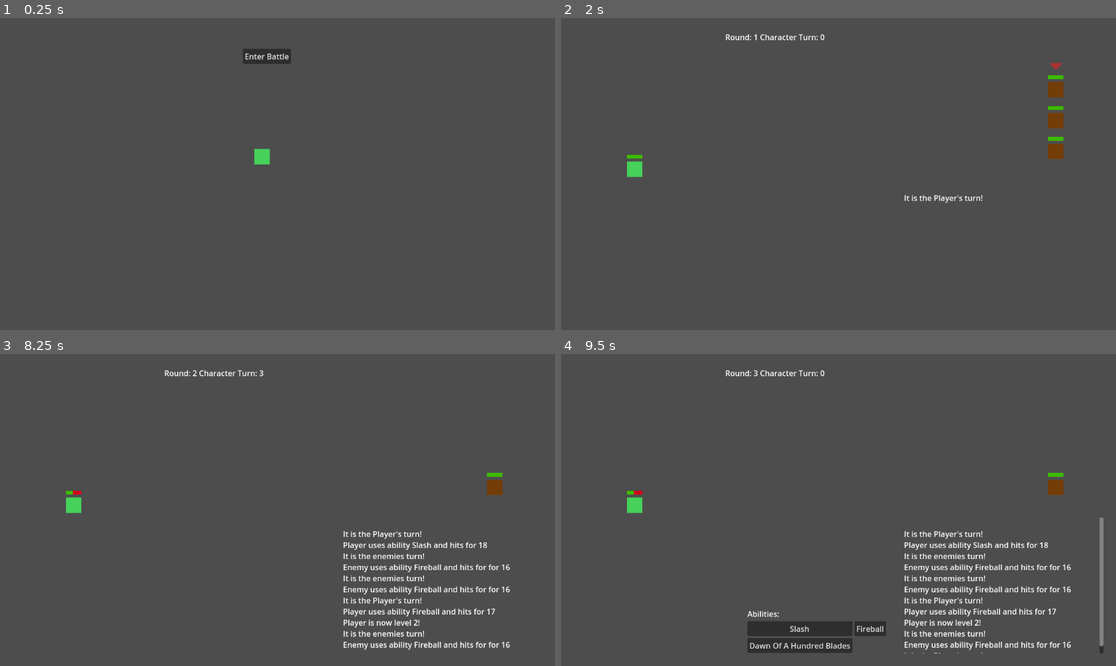
Above: before the commit, frames 1-4 (two rows, left to right).
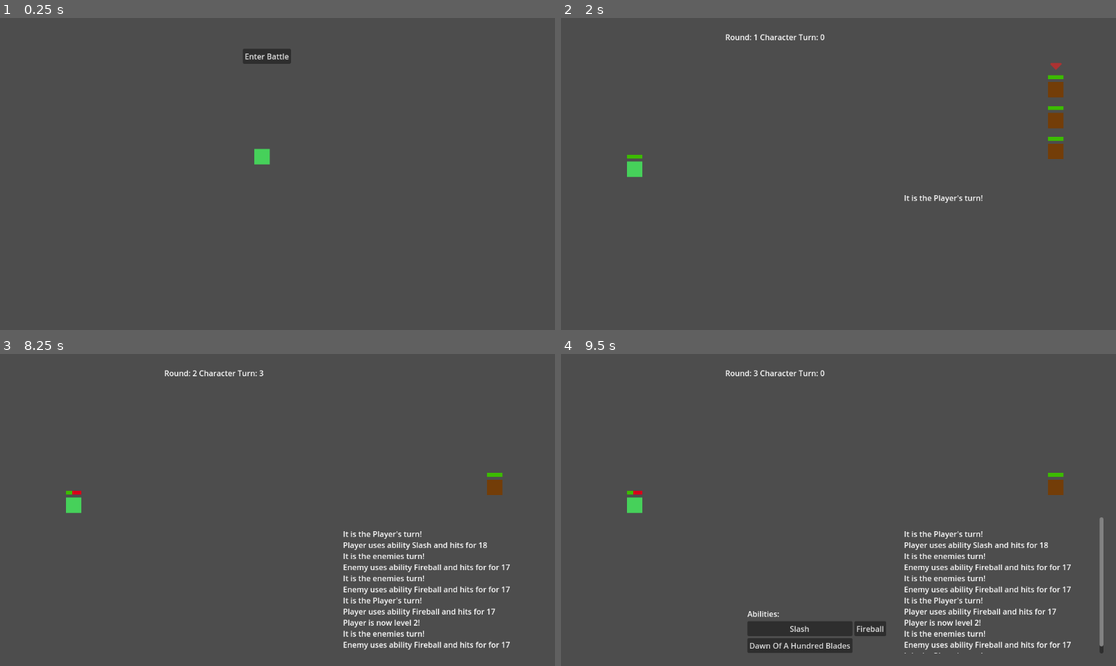
Above: after the commit, the same moments.

Repository: wildbeard/rpg
Game: Godot game, scene res://Scenes/SceneSwitcher.tscn
Two runs of this game, one before a commit and one after it. Both use one fixed random seed, a clock stepped at 60 frames per second and the inputs below.
Inputs (mouse positions are in pixels of both pictures, inside the frame that each line leads up to):
- Up to frame 1 (0.25 s): no input
- Up to frame 2 (2 s): click "Enter Battle" at 0.5 s; click "Slash" at 1.25 s
- Up to frame 3 (8.25 s): tap Enter (ui_accept) at 2, 2.27, 2.75, 3.02, 3.5, 4.52, 5, 5.27, 5.75, 6.02, 7.25 s; move the mouse to (399, 494) at 2.02 s; hold D (move_right) 2.03-2.78 s; click (399, 494) at 2.17 s; move the mouse to (166, 525) at 2.77 s; hold S (move_down) 2.78-3.53 s; move the mouse to (333, 441) at 3.52 s; hold D (move_right) 3.53-4.28 s; move the mouse to (249, 572) at 4.27 s; hold W (move_up) 4.28-5.03 s; click (249, 572) at 4.42 s; move the mouse to (444, 556) at 5.02 s; hold A (move_left) 5.03-6.5 s; move the mouse to (111, 463) at 5.77 s; click "Fireball" at 6.5 s; move the mouse to (305, 510) at 7.27 s; hold S (move_down) 7.28-8 s; click (305, 510) at 7.42 s; click "Confirm" at 8 s
- Up to frame 4 (9.5 s): move the mouse to (755, 432) at 8.77 s; hold D (move_right) from 8.78 s (still down); tap Enter (ui_accept) at 9.02 s

Frames 1-2 are identical in both runs. In frame 3, less than 0.1% of the frame differs, in the area x 13-92%, y 43-95%; in frame 4, less than 0.1%.

Commit message:
Added a weapon dmg variance of 1-120% based on primary stat

Diff:
--- a/Resources/Ability.gd
+++ b/Resources/Ability.gd
@@ -83,16 +83,19 @@
 
 		statMod += ((baseStat + statBonus) * (self.damage_stat_modifier[idx] / 100))
 
-	"""
-	# @todo: weapDmg is included in the physical/magic power calculation.
-	# Re-using the damage here only inflates the overall damage.
+
 	if equipment.has("mainHand") && equipment.mainHand:
 		# @todo: Support off-hand weapon?
 		var weapDmg: int = equipment.mainHand.item.physicalDamage if self.damage_type == DamageType.PHYSICAL else equipment.mainHand.item.magicalDamage
+		var weapStat: String = "strength" if self.damage_type == DamageType.PHYSICAL else "intelligence"
+		var stat: int = stats.getAdjustedStat(weapStat)
+
 		weapMod = ((self.damage_weap_modifier / 100) * weapDmg)
+		# @todo: Not sure how much I like this. This adds anywhere between 1-120% damage
+		# based off your primary stat for this attack.
+		weapMod += (randf_range(1, 120) * stats.getAdjustedStat(weapStat))/100
 	else:
 		# @todo: Support "Unarmed"
-		weapMod = ((self.damage_weap_modifier / 100) * 2.5)
-	"""
+		weapMod = ((self.damage_weap_modifier / 100) * 1.5)
 
 	return roundi(base + statMod + weapMod)
